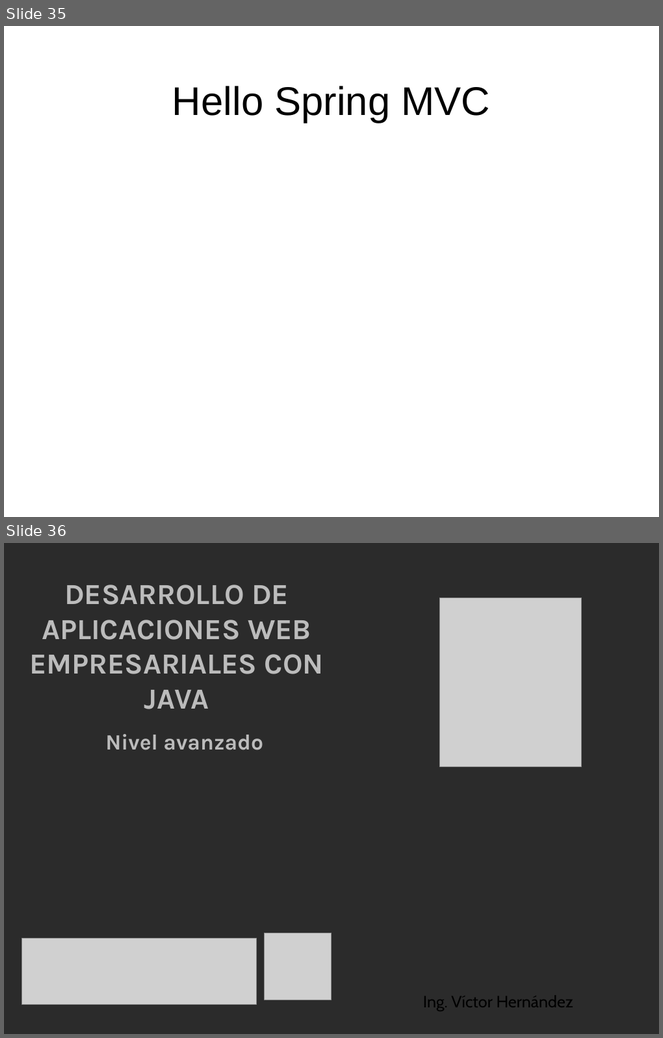
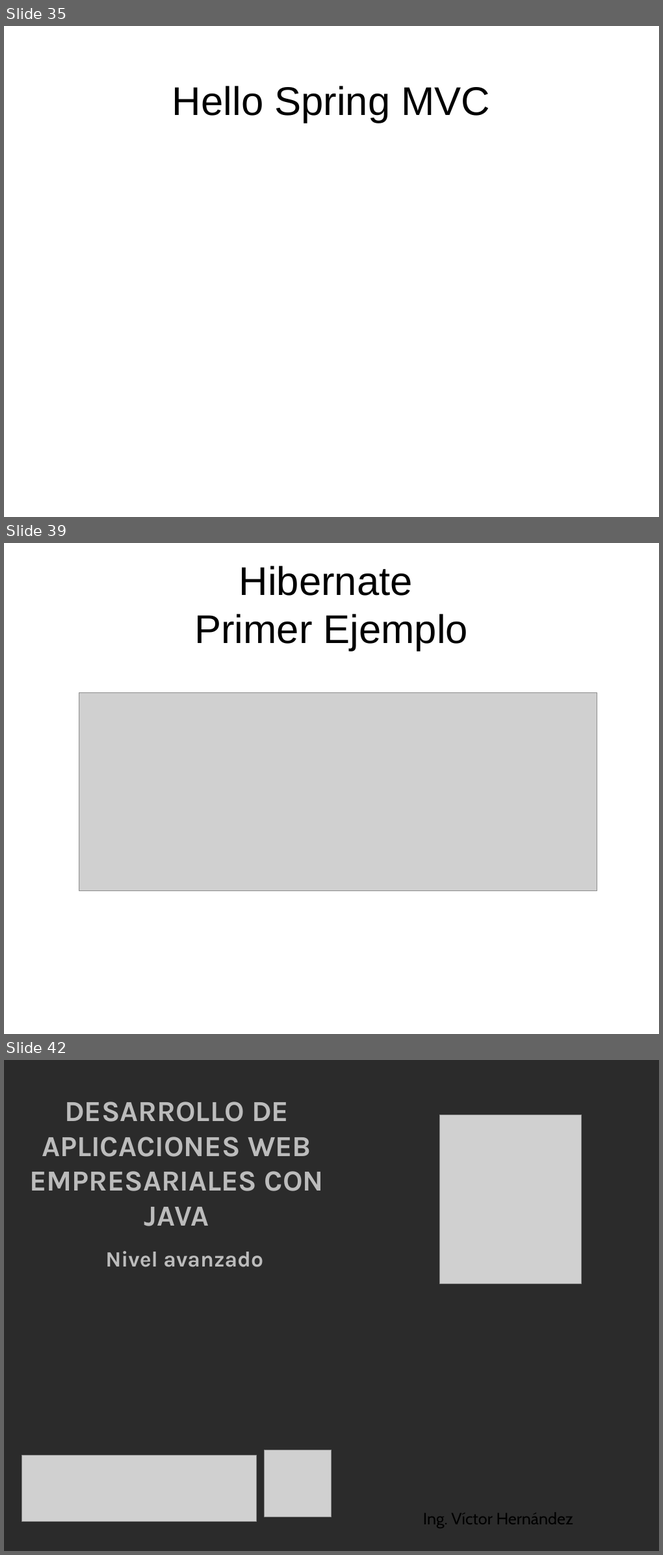
Before and after one commit to gros777/JAWorkspace, a slide deck: PresentacionJavaAvanzado.odp. Shown one above the other, each under a label of ours: slides 35 and 36 before the commit, slides 35, 39 and 42 after it; the slides between them are not shown. The pictures are 663x1038 and 663x1555 pixels, drawn with LibreOffice and Linux fonts; fonts in the diff are those of the drawing; grey boxes stand for pictures; background and template pictures are left out; a plain dark background stands for a picture behind light text. Boxes give left, top, right and bottom in pixels: in the first picture for what was removed or moved away, otherwise in the second. Text is boxed around its words. In the diff, an @@ line names an element or a change of style, - is before the commit and + after.

```diff
--- a/PresentacionJavaAvanzado.odp
+++ b/PresentacionJavaAvanzado.odp
@@ slide 39 added at (4,543,659,1034), background picture (left out) @@
@@ title added at (194,566,468,651), 44 pt, text #000000 @@
+Hibernate
+Primer Ejemplo
@@ picture added at (79,693,597,891) @@
@@ what was slide 36 is now slide 42 @@
```
Also in this commit, not shown: 5 other slides added, 1 other file.
